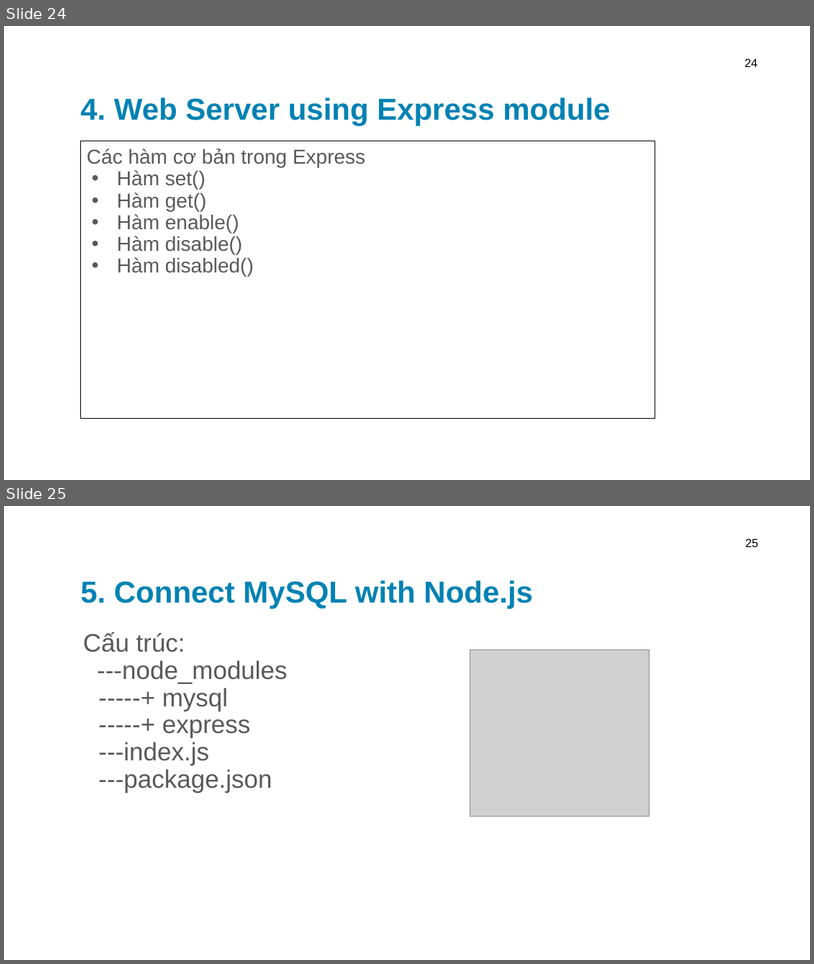
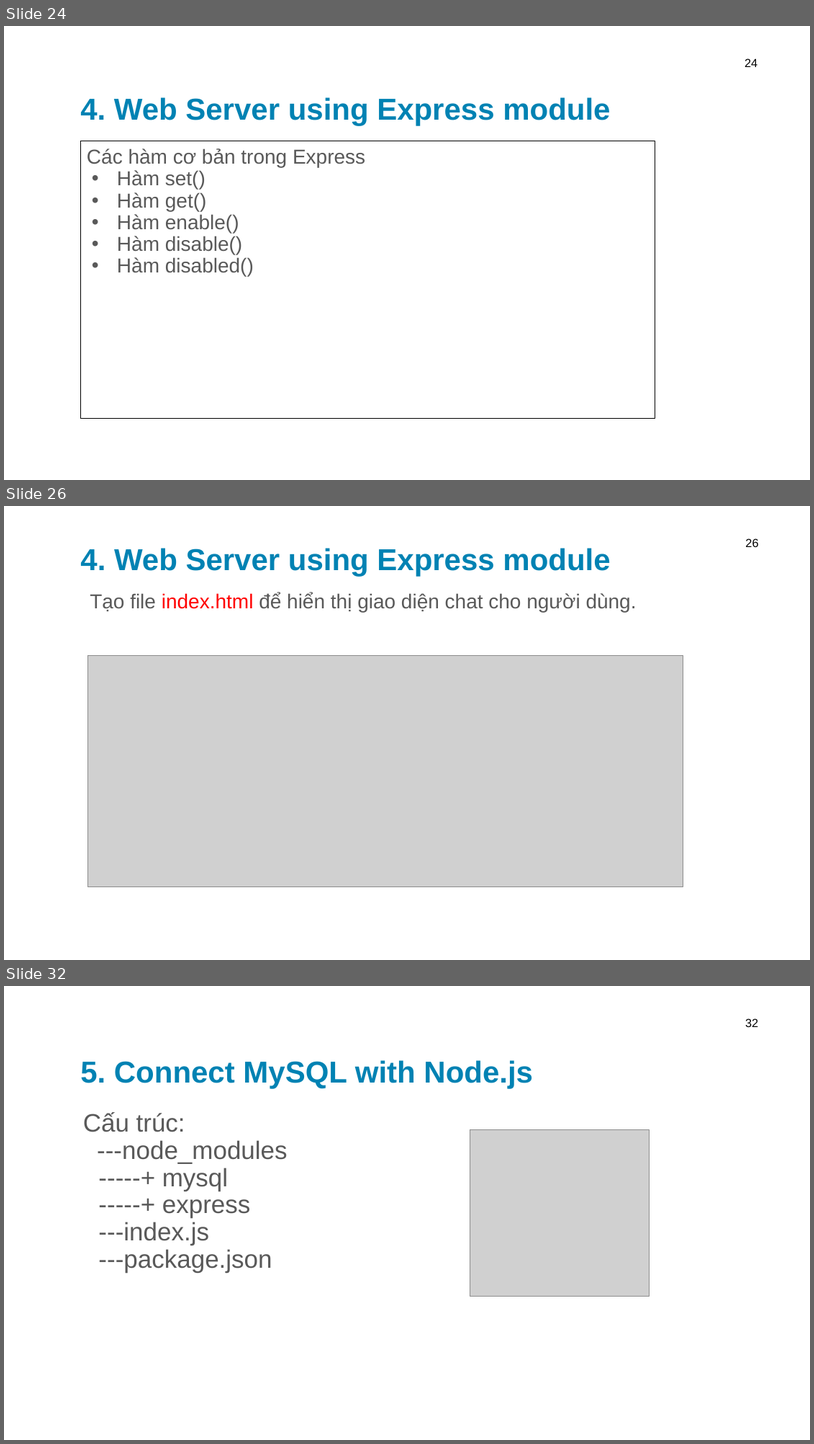
Before and after one commit to leqnam/Simple-Blog-NodeJs-MySQL-Heroku, a slide deck: powerpoint/ppt.pptx. Shown one above the other, each under a label of ours: slides 24 and 25 before the commit, slides 24, 26 and 32 after it; the slides between them are not shown. The pictures are 814x964 and 814x1444 pixels, drawn with LibreOffice and Linux fonts; fonts in the diff are those of the drawing; grey boxes stand for pictures; background and template pictures are left out. Boxes give left, top, right and bottom in pixels: in the first picture for what was removed or moved away, otherwise in the second. Text is boxed around its words. In the diff, an @@ line names an element or a change of style, - is before the commit and + after.

Commit message:
add chat and update slide

```diff
--- a/powerpoint/ppt.pptx
+++ b/powerpoint/ppt.pptx
@@ slide 26 added at [4,506,810,960], background picture (left out) @@
@@ title added at [80,548,610,577], 36 pt, text #0082B3, bold @@
+4. Web Server using Express module
@@ page number added at [746,538,759,547], 14 pt, text #000000 @@
+26
@@ text added at [90,592,637,612], 24 pt, text #595959 @@
+Tạo file index.html để hiển thị giao diện chat cho người dùng.
@@ picture added at [88,656,683,886] @@
@@ what was slide 25 is now slide 32 @@
@@ page number at [746,1018,759,1027]: text changed @@
-25
+32
```
Also in this commit, not shown: 6 other slides added, 9 other files.
